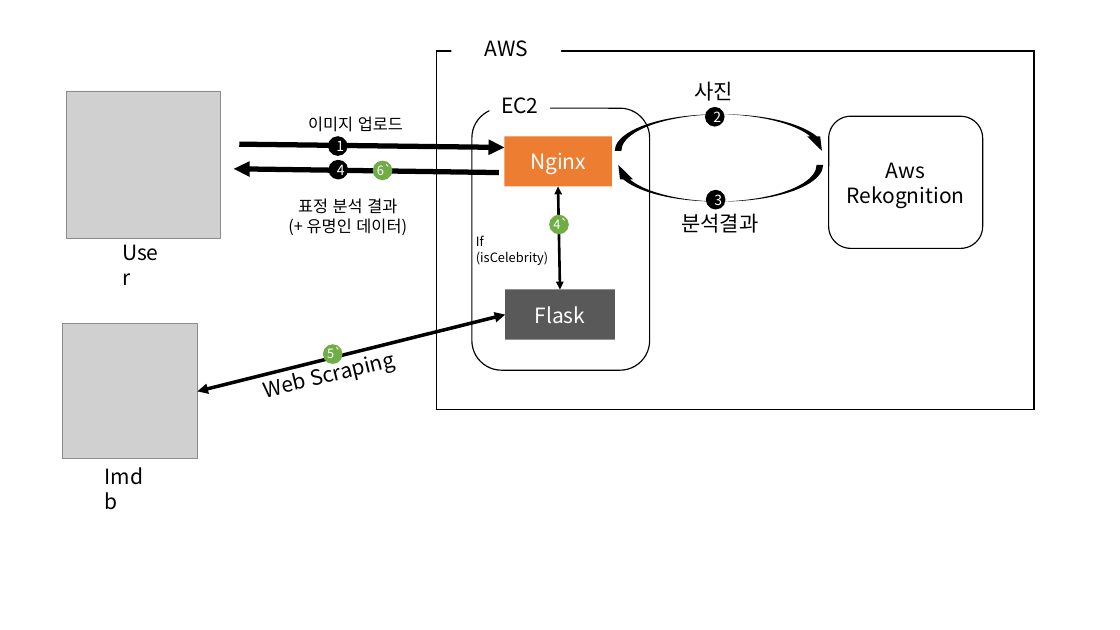
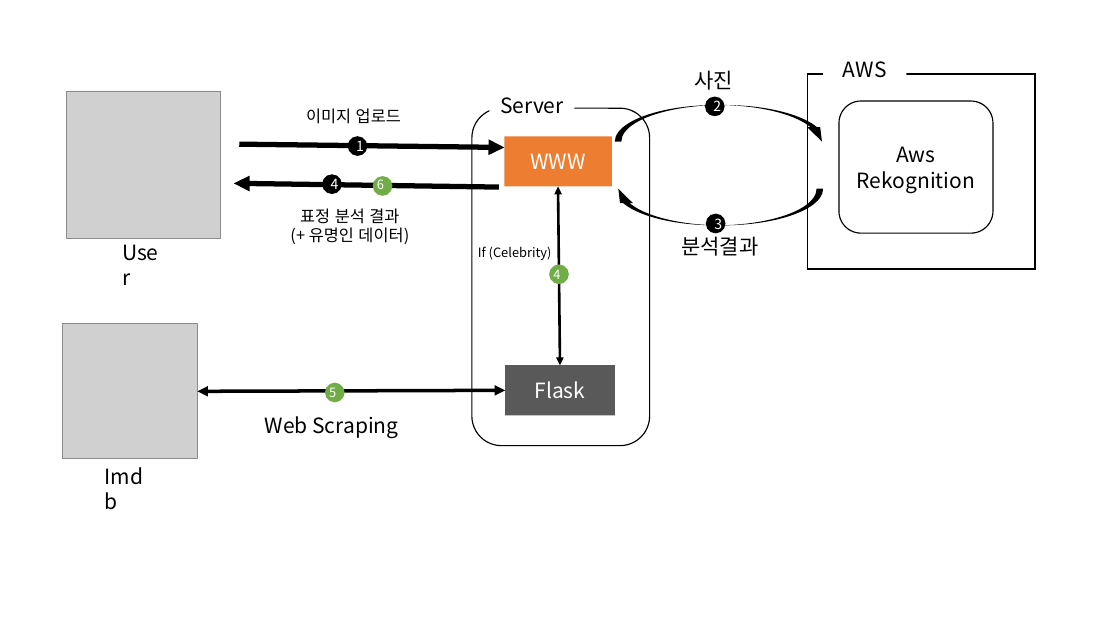
Before and after one commit to BJZJZJZJ/CloudComputing-Final, a slide deck: slide 2 of ppt/Web Diagram.pptx. Drawn at 1120x630 pixels with LibreOffice and Linux fonts; fonts in the diff are those of the drawing; grey boxes stand for pictures. Boxes give left, top, right and bottom in pixels: in the first picture for what was removed or moved away, otherwise in the second. Text is boxed around its words. In the diff, an @@ line names an element or a change of style, - is before the commit and + after.

Commit message:
발표 ppt 추가

```diff
--- a/ppt/Web Diagram.pptx
+++ b/ppt/Web Diagram.pptx
@@ text "AWS": place and size @@
-text "AWS" at <box>484,40,528,57</box>
+text "AWS" at <box>843,61,887,78</box>
@@ rectangle "ㅁ": place and size @@
-rectangle "ㅁ" at <box>437,51,1035,410</box>
+rectangle "ㅁ" at <box>807,74,1035,270</box>
@@ text "이미지 업로드": place and size @@
-text "이미지 업로드" at <box>308,116,403,132</box>
+text "이미지 업로드" at <box>306,108,401,124</box>
@@ rounded rectangle: place and size @@
-rounded rectangle at <box>472,108,650,371</box>
+rounded rectangle at <box>472,108,650,446</box>
@@ text at <box>500,97,564,114</box>: text changed @@
-EC2
+Server
@@ 1 ellipse, 1 text, 1 curved down arrow: place and size @@
-1 ellipse, 1 text, 1 curved down arrow at <box>615,81,828,151</box>
+1 ellipse, 1 text, 1 curved down arrow at <box>615,70,828,142</box>
@@ rounded rectangle "Aws": place and size @@
-rounded rectangle "Aws" at <box>829,116,983,248</box>
+rounded rectangle "Aws" at <box>839,101,993,233</box>
@@ ellipse "1": place and size @@
-ellipse "1" at <box>328,136,347,155</box>
+ellipse "1" at <box>348,136,367,155</box>
@@ ellipse "4": place and size @@
-ellipse "4" at <box>329,160,348,179</box>
+ellipse "4" at <box>323,175,342,194</box>
@@ ellipse: place and size @@
-ellipse at <box>373,160,392,180</box>
+ellipse at <box>373,176,392,196</box>
@@ text at <box>377,176,384,189</box>: text changed @@
-6`
+6
@@ text in rectangle at <box>530,153,585,169</box>: text changed @@
-Nginx
+WWW
@@ arrow moved from (499, 172) - (234, 169) to (499, 187) - (234, 183) @@
@@ text "표정 분석 결과": place and size @@
-text "표정 분석 결과" at <box>298,198,407,235</box>
+text "표정 분석 결과" at <box>300,208,409,244</box>
@@ double arrow moved from (558, 187) - (560, 290) to (558, 187) - (560, 365) @@
@@ 1 ellipse, 1 text, 1 curved down arrow: place and size @@
-1 ellipse, 1 text, 1 curved down arrow at <box>612,165,823,233</box>
+1 ellipse, 1 text, 1 curved down arrow at <box>612,189,823,256</box>
@@ text at <box>478,246,552,260</box>: text changed @@
-If (isCelebrity)
+If (Celebrity)
@@ ellipse: place and size @@
-ellipse at <box>549,215,569,234</box>
+ellipse at <box>549,265,569,284</box>
@@ text at <box>553,265,560,283</box>: text changed @@
-4`
+4
@@ ellipse: place and size @@
-ellipse at <box>323,344,342,364</box>
+ellipse at <box>325,383,344,402</box>
@@ text at <box>329,383,336,401</box>: text changed @@
-5`
+5
@@ rectangle "Flask": place and size @@
-rectangle "Flask" at <box>505,290,615,340</box>
+rectangle "Flask" at <box>505,365,615,416</box>
@@ double arrow moved from (197, 392) - (505, 315) to (197, 392) - (505, 391) @@
@@ text "Web Scraping": place and size @@
-text "Web Scraping" at <box>266,370,308,397</box>
+text "Web Scraping" at <box>265,416,398,438</box>
@@ text "Web Scraping" at <box>265,416,398,438</box>: rotation 346 to 0 degrees @@
```
Also in this commit, not shown: 10 other files.
